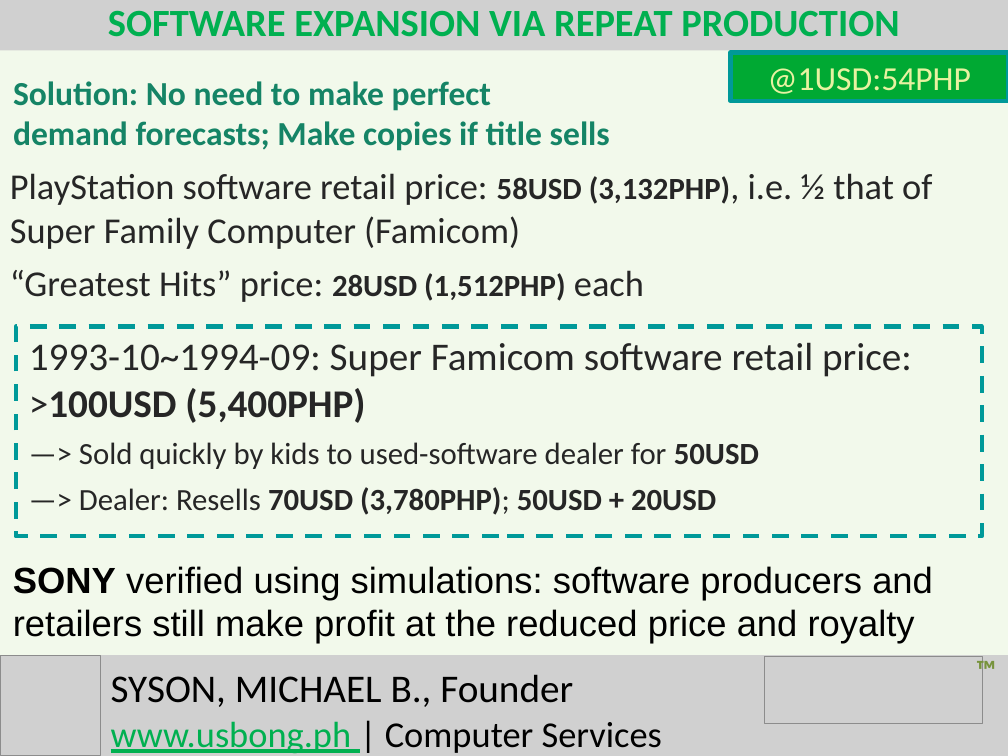
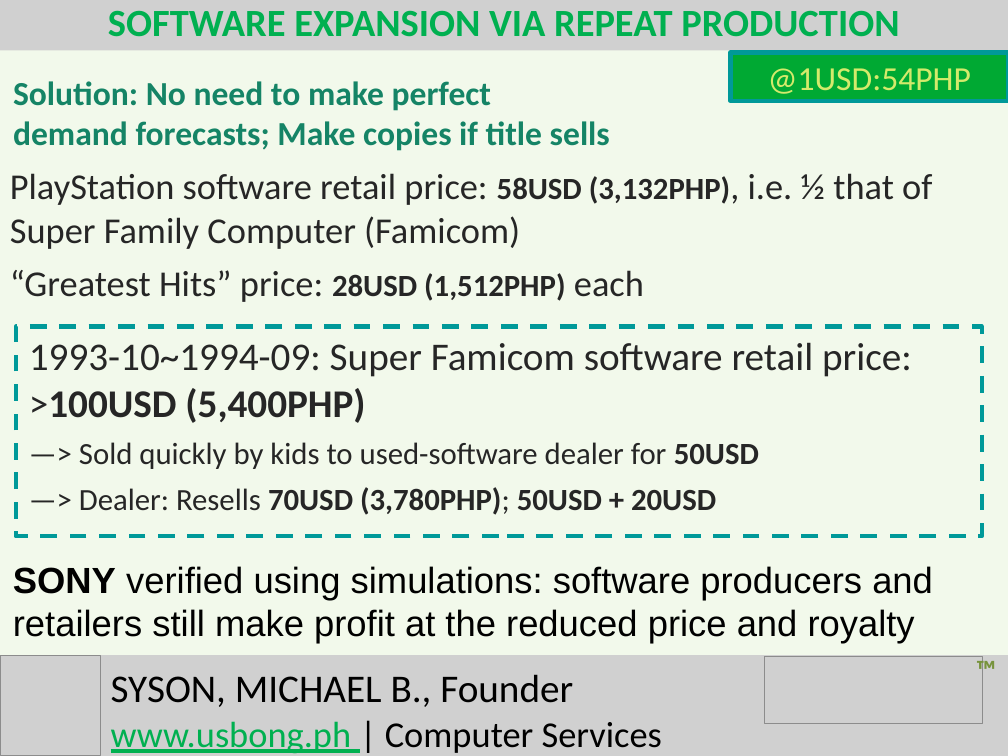
Before and after one commit to usbong/documentation, a slide deck: slide 3 of Usbong/R&D/CaseStudyNTT/usbong-CaseStudyNTT.odp. Drawn at 1008x756 pixels with LibreOffice and Linux fonts; fonts in the diff are those of the drawing; grey boxes stand for pictures. Boxes give left, top, right and bottom in pixels: in the first picture for what was removed or moved away, otherwise in the second. Text is boxed around its words. In the diff, an @@ line names an element or a change of style, - is before the commit and + after.

```diff
--- a/Usbong/R&D/CaseStudyNTT/usbong-CaseStudyNTT.odp
+++ b/Usbong/R&D/CaseStudyNTT/usbong-CaseStudyNTT.odp
@@ rectangle "@1USD:54PHP" at (731, 52, 1008, 101): text colour #E8F2A1 to #D4EA6B @@
```
Also in this commit, not shown: 2 other slides changed.
